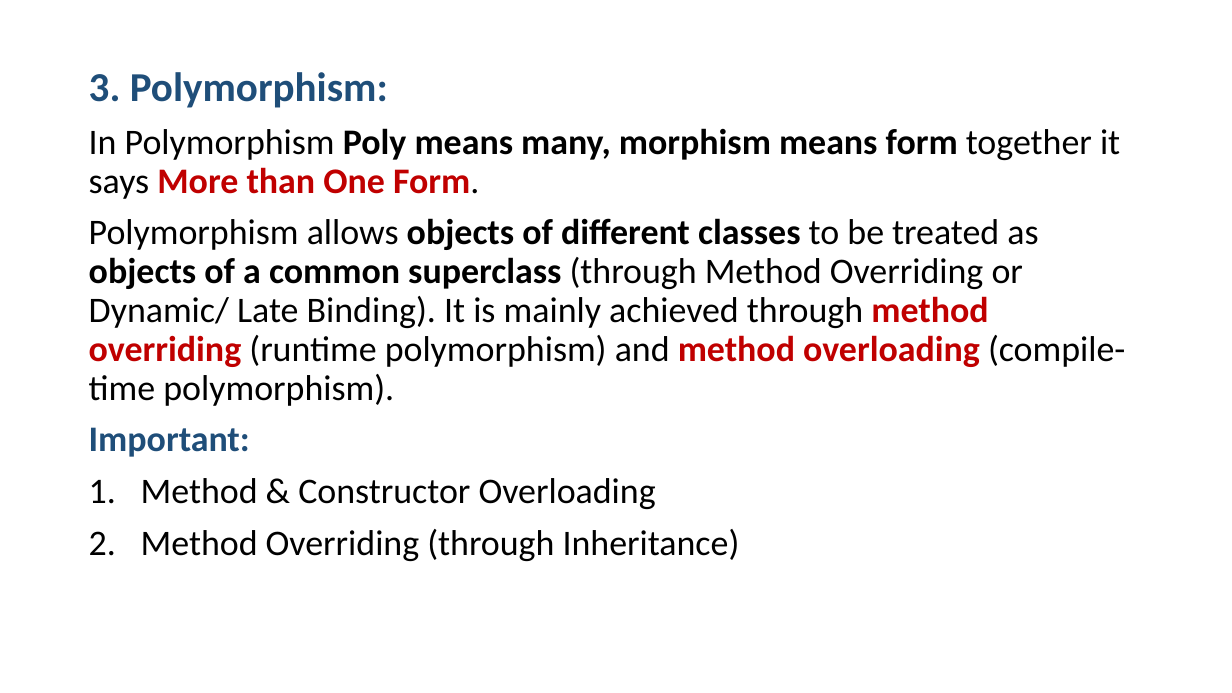
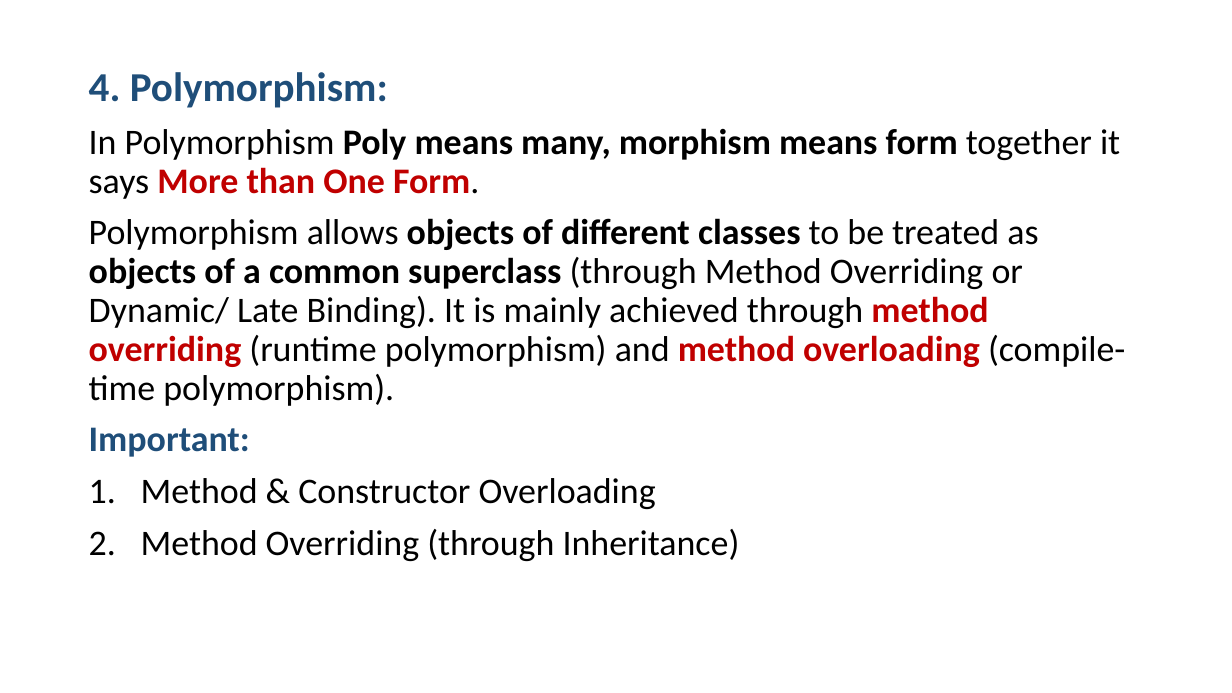
Before and after one commit to PRAMOD-VISHNU-NAIK/MCA-2nd-Sem-Shridevi-College, a slide deck: slide 51 of Theory Class-Notes/Java MCA-2.pptx (slide 49 before the commit). Drawn at 1232x693 pixels with LibreOffice and Linux fonts; fonts in the diff are those of the drawing. Boxes give left, top, right and bottom in pixels: in the first picture for what was removed or moved away, otherwise in the second. Text is boxed around its words. In the diff, an @@ line names an element or a change of style, - is before the commit and + after.

```diff
--- a/Theory Class-Notes/Java MCA-2.pptx
+++ b/Theory Class-Notes/Java MCA-2.pptx
@@ text at box(89, 72, 388, 108): text changed @@
-3. Polymorphism:
+4. Polymorphism:
```
Also in this commit, not shown: 8 other slides changed, 22 slides added, 2 slides removed, 5 other files.
